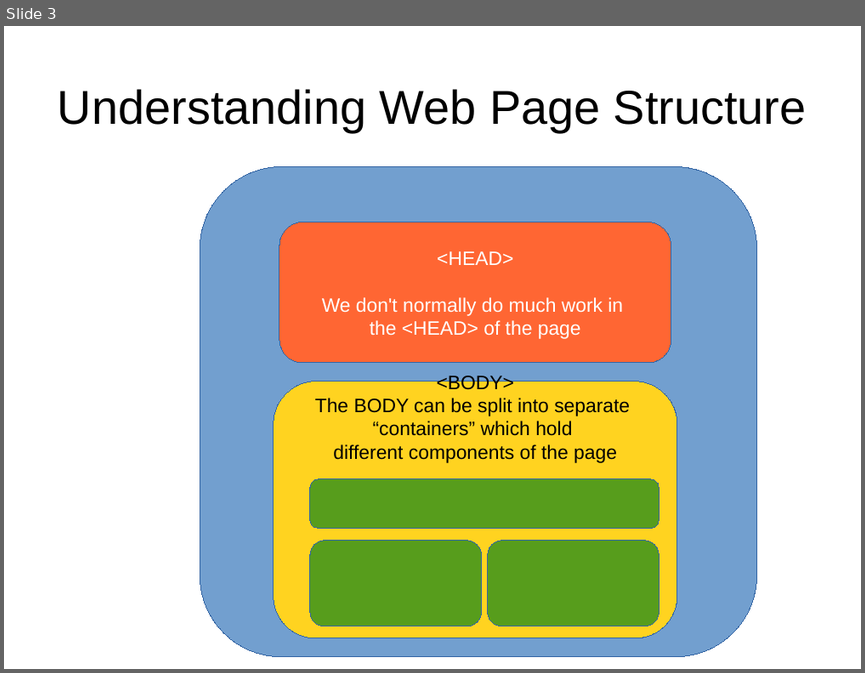
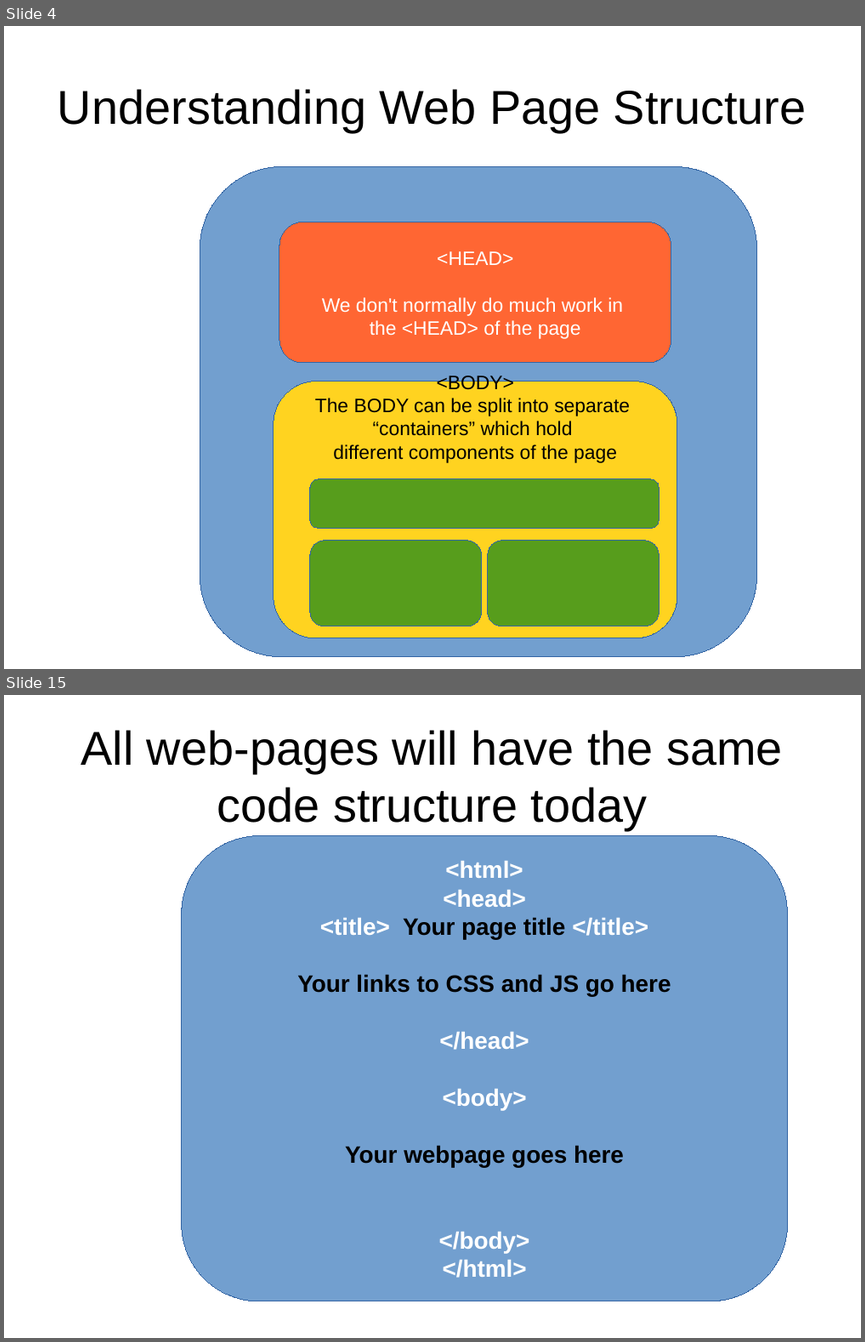
Before and after one commit to petermooney/December2014, a slide deck: LectureNotes.odp. Shown one above the other, each under a label of ours: slide 3 before the commit, slides 4 and 15 after it; the slides between them are not shown. The pictures are 865x673 and 865x1342 pixels, drawn with LibreOffice and Linux fonts; fonts in the diff are those of the drawing. Boxes give left, top, right and bottom in pixels: in the first picture for what was removed or moved away, otherwise in the second. Text is boxed around its words. In the diff, an @@ line names an element or a change of style, - is before the commit and + after.

```diff
--- a/LectureNotes.odp
+++ b/LectureNotes.odp
@@ slide 15 added at [4, 695, 861, 1338], background #FFFFFF @@
@@ title added at [80, 730, 783, 830], 44 pt, text #000000 @@
+All web-pages will have the same code structure today
@@ rounded rectangle added at [182, 836, 788, 1301], fill #729FCF, outline #3465A4 0 pt, 22 pt, text #000000, bold @@
+<html>
+<head>
+<title> Your page title </title>
+Your links to CSS and JS go here
+</head>
+<body>
+Your webpage goes here
+</body>
+</html>
@@ what was slide 3 is now slide 4 @@
```
Also in this commit, not shown: 12 other slides added, 16 other files.
